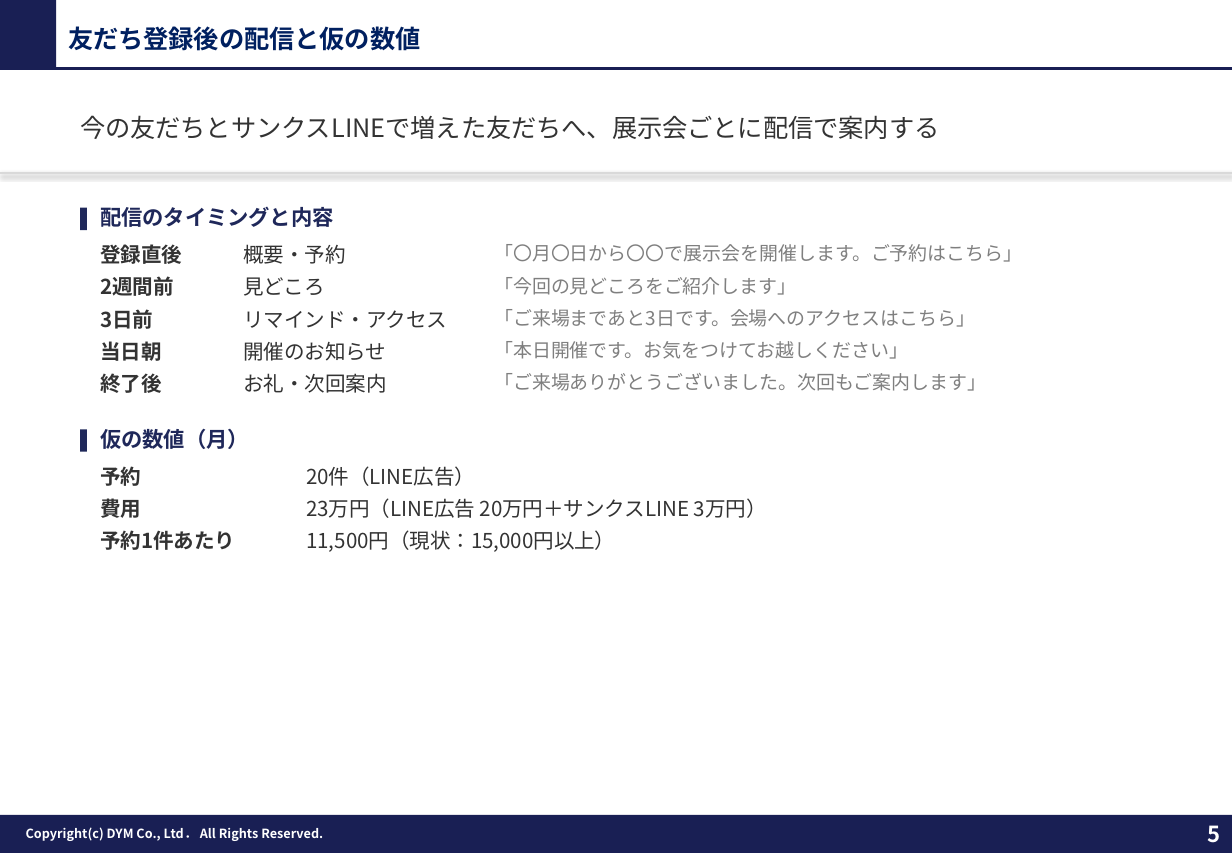
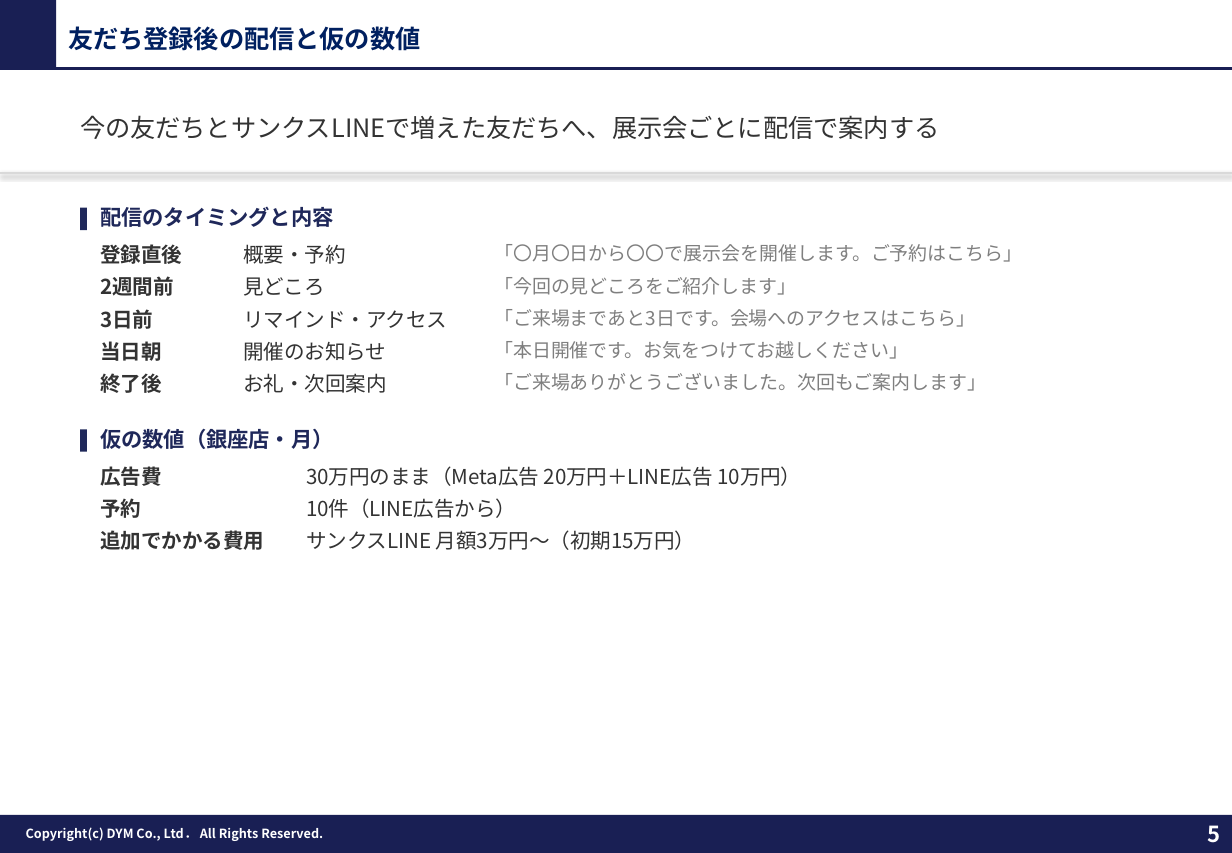
Before and after one commit to tonomura-r-dev/folder, a slide deck: slide 5 of 20261009_展示会LINE運用方針.pptx. Drawn at 1232x853 pixels with LibreOffice and Linux fonts; fonts in the diff are those of the drawing; background and template pictures are left out. Boxes give left, top, right and bottom in pixels: in the first picture for what was removed or moved away, otherwise in the second. Text is boxed around its words. In the diff, an @@ line names an element or a change of style, - is before the commit and + after.

```diff
--- a/20261009_展示会LINE運用方針.pptx
+++ b/20261009_展示会LINE運用方針.pptx
@@ text at (100,429,333,449): text changed @@
-仮の数値（月）
+仮の数値（銀座店・月）
@@ text at (100,466,161,486): text changed @@
-費用
+広告費
@@ text at (306,466,801,486): text changed @@
-20件（LINE広告）
+30万円のまま（Meta広告 20万円＋LINE広告 10万円）
@@ text "予約": place and size @@
-text "予約" at (100,466,141,486)
+text "予約" at (100,498,141,518)
@@ text at (306,498,516,518): text changed @@
-23万円（LINE広告 20万円＋サンクスLINE 3万円）
+10件（LINE広告から）
@@ text at (100,530,264,550): text changed @@
-予約1件あたり
+追加でかかる費用
@@ text at (306,530,695,550): text changed @@
-11,500円（現状：15,000円以上）
+サンクスLINE 月額3万円〜（初期15万円）
```
Also in this commit, not shown: 2 other slides changed, 4 other files.
